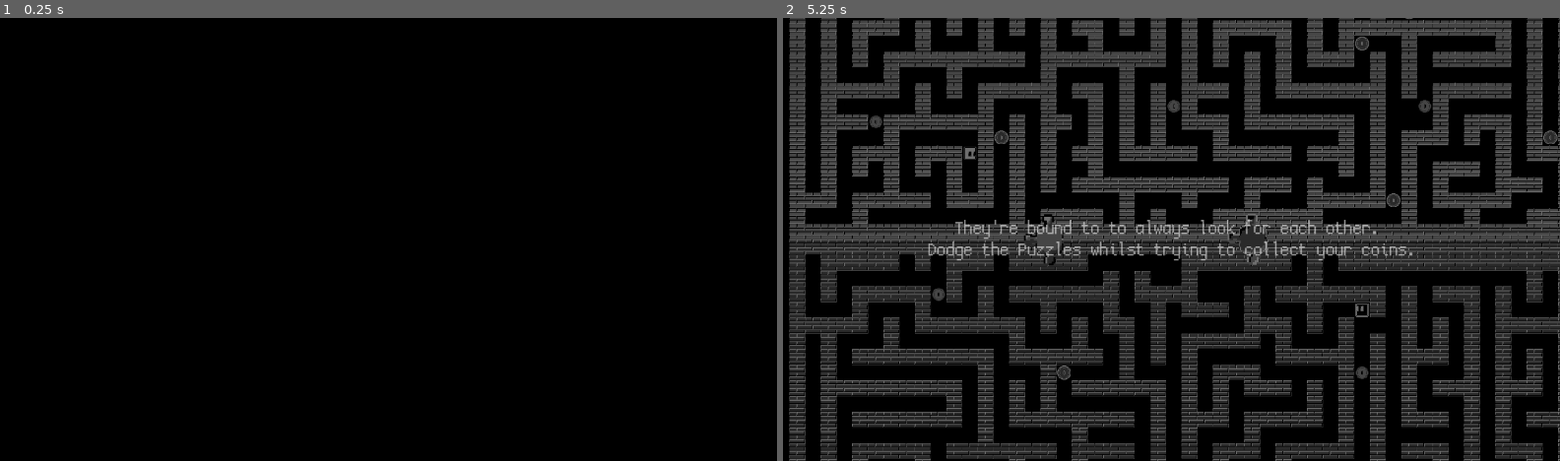
Above: before the commit, frames 1-2 (left to right).
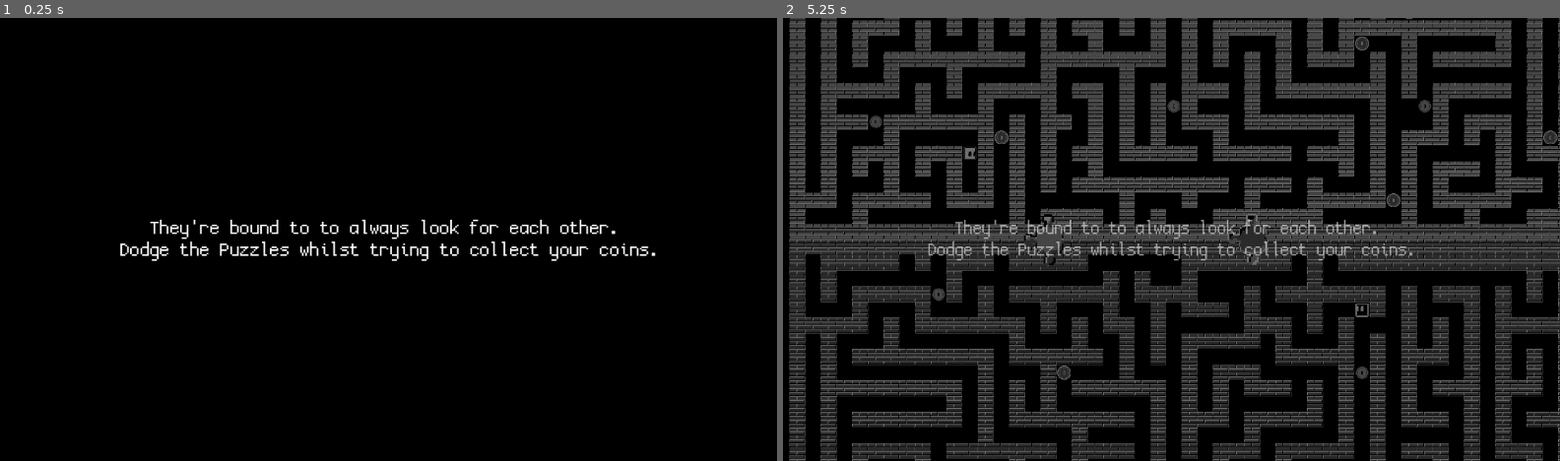
Above: after the commit, the same moments.

Repository: tuxcrp/law-of-time-gd
Game: Godot game, scene res://level_1.tscn
The game is run twice, just before and just after one commit, with the same random seed, the same clock (stepped at 60 frames per second) and the same inputs. This scene is started directly instead of the project's main scene.
Inputs (mouse positions are in pixels of both pictures, inside the frame that each line leads up to):
- Up to frame 1 (0.25 s): no input
- Up to frame 2 (5.25 s): tap Enter at 0.5, 2, 3.5 s; move the mouse to (1342, 217) at 0.52 s; click (1342, 217) at 0.6 s; tap Space at 1.25, 2.75, 4.25 s; move the mouse to (1008, 261) at 1.27 s; right-click (1008, 261) at 1.35 s; move the mouse to (1241, 142) at 2.02 s; hold E (p1_switch) 2.03-2.78 s; move the mouse to (1124, 328) at 2.77 s; tap O (p2_switch) at 2.85 s; move the mouse to (1404, 305) at 3.52 s; click (1404, 305) at 3.6 s; move the mouse to (930, 173) at 4.27 s; right-click (930, 173) at 4.35 s; move the mouse to (1202, 239) at 5.02 s; hold E (p1_switch) from 5.03 s (still down)

The runs differ from the first frame. In frame 1, 1.4% of the frame differs, in the area x 15-85%, y 45-55%; in frame 2, nothing differs.

Commit message:
added a few more splashes

Diff:
--- a/Scripts/bullet.gd
+++ b/Scripts/bullet.gd
@@ -2,6 +2,8 @@
 
 var speed: float = 250.0
 @export var is_white: bool = true
+
+@onready var fade: AnimationPlayer = $"../AnimationPlayer"
 
 func _ready() -> void:
 	# Set up the bullet's appearance based on its color
@@ -14,6 +16,11 @@
 	position += transform.x * speed * delta
 
 	if is_colliding_with_player():
+
+		$"../Label".show()
+		$"../ColorRect2".show()
+		fade.play("fade")
+		await get_tree().create_timer(2).timeout
 		get_tree().reload_current_scene()
 
 func is_colliding_with_player() -> bool:
--- a/Scripts/level_control_maze.gd
+++ b/Scripts/level_control_maze.gd
@@ -62,6 +62,7 @@
 	var splash = splashy.replace("|", "\n")
 	fade.get_parent().get_node("ColorRect").color.a = 255
 	$Fade/Label.text = splash
+	fade.play("text_reset")
 	await get_tree().create_timer(5).timeout
 	#$Fade/Label.text = ""
 	fade.play("fade_out")
--- a/level_1.tscn
+++ b/level_1.tscn
@@ -8,6 +8,7 @@
 [ext_resource type="Texture2D" uid="uid://kkdkxrbgrh2j" path="res://assets/maze_1.svg" id="6_qpq00"]
 [ext_resource type="PackedScene" uid="uid://chaomk0x4bixu" path="res://enemy_white.tscn" id="7_uq681"]
 [ext_resource type="PackedScene" uid="uid://d1oehhvjhm5wl" path="res://enemy_black.tscn" id="8_tal16"]
+[ext_resource type="FontFile" uid="uid://dvmvvadfwk0ya" path="res://assets/fonts/CozetteVector.ttf" id="9_i51iq"]
 
 [sub_resource type="Animation" id="Animation_rmypb"]
 length = 0.001
@@ -22,6 +23,18 @@
 "transitions": PackedFloat32Array(1),
 "update": 0,
 "values": [Vector2(0.88, 0.805)]
+}
+tracks/1/type = "value"
+tracks/1/imported = false
+tracks/1/enabled = true
+tracks/1/path = NodePath("ColorRect2:color")
+tracks/1/interp = 1
+tracks/1/loop_wrap = true
+tracks/1/keys = {
+"times": PackedFloat32Array(0),
+"transitions": PackedFloat32Array(1),
+"update": 0,
+"values": [Color(0, 0, 0, 0)]
 }
 
 [sub_resource type="Animation" id="Animation_3ce2h"]
@@ -40,10 +53,27 @@
 "values": [Vector2(0.88, 0.88), Vector2(0.7, 0.7)]
 }
 
+[sub_resource type="Animation" id="Animation_dhk7r"]
+resource_name = "fade"
+length = 0.5
+tracks/0/type = "value"
+tracks/0/imported = false
+tracks/0/enabled = true
+tracks/0/path = NodePath("ColorRect2:color")
+tracks/0/interp = 1
+tracks/0/loop_wrap = true
+tracks/0/keys = {
+"times": PackedFloat32Array(0, 0.5),
+"transitions": PackedFloat32Array(1, 1),
+"update": 0,
+"values": [Color(0, 0, 0, 0), Color(0, 0, 0, 1)]
+}
+
 [sub_resource type="AnimationLibrary" id="AnimationLibrary_ydgay"]
 _data = {
 "RESET": SubResource("Animation_rmypb"),
-"camera_zoom": SubResource("Animation_3ce2h")
+"camera_zoom": SubResource("Animation_3ce2h"),
+"fade": SubResource("Animation_dhk7r")
 }
 
 [sub_resource type="TileSetAtlasSource" id="TileSetAtlasSource_eo3mv"]
@@ -111,6 +141,10 @@
 physics_layer_0/collision_layer = 1
 sources/1 = SubResource("TileSetAtlasSource_eo3mv")
 
+[sub_resource type="LabelSettings" id="LabelSettings_e0dtt"]
+font = ExtResource("9_i51iq")
+font_size = 120
+
 [node name="Root" type="Node2D"]
 script = ExtResource("1_kmncd")
 splashy = "They're bound to to always look for each other. | Dodge the Puzzles whilst trying to collect your coins."
@@ -136,6 +170,22 @@
 scale = Vector2(1.78345, 1.62644)
 color = Color(0, 0, 0, 1)
 
+[node name="ColorRect2" type="ColorRect" parent="."]
+z_index = 100
+anchors_preset = 8
+anchor_left = 0.5
+anchor_top = 0.5
+anchor_right = 0.5
+anchor_bottom = 0.5
+offset_left = -2048.0
+offset_top = -1088.0
+offset_right = 432.0
+offset_bottom = 256.0
+grow_horizontal = 2
+grow_vertical = 2
+scale = Vector2(1.78345, 1.62644)
+color = Color(0, 0, 0, 0)
+
 [node name="Base" type="TileMapLayer" parent="."]
 texture_filter = 1
 tile_map_data = PackedByteArray("AADo/+3/AQAJAAAAAADo/+7/AQAJAAAAAADo/+//AQAJAAAAAADo//D/AQAJAAAAAADo//H/AQAJAAAAAADo// …(17264 unchanged characters)…
@@ -185,4 +235,16 @@
 position = Vector2(177, 31)
 randomness = 0.35
 
+[node name="Label" type="Label" parent="."]
+visible = false
+z_index = 101
+texture_filter = 1
+offset_left = -720.0
+offset_top = 24.0
+offset_right = 720.0
+offset_bottom = 145.0
+text = "Let's try again, shall we?"
+label_settings = SubResource("LabelSettings_e0dtt")
+horizontal_alignment = 1
+
 [connection signal="timeout" from="Timer" to="." method="_on_timer_timeout"]
--- a/scene_fade.tscn
+++ b/scene_fade.tscn
@@ -85,11 +85,28 @@
 "values": [Color(1, 1, 1, 1), Color(1, 1, 1, 0)]
 }
 
+[sub_resource type="Animation" id="Animation_mgbc2"]
+resource_name = "text_reset"
+length = 0.001
+tracks/0/type = "value"
+tracks/0/imported = false
+tracks/0/enabled = true
+tracks/0/path = NodePath("Label:label_settings:font_color")
+tracks/0/interp = 1
+tracks/0/loop_wrap = true
+tracks/0/keys = {
+"times": PackedFloat32Array(0),
+"transitions": PackedFloat32Array(1),
+"update": 0,
+"values": [Color(1, 1, 1, 1)]
+}
+
 [sub_resource type="AnimationLibrary" id="AnimationLibrary_p1mf0"]
 _data = {
 "RESET": SubResource("Animation_71pld"),
 "fade_in": SubResource("Animation_kiwme"),
-"fade_out": SubResource("Animation_mwoty")
+"fade_out": SubResource("Animation_mwoty"),
+"text_reset": SubResource("Animation_mgbc2")
 }
 
 [sub_resource type="LabelSettings" id="LabelSettings_6t2hm"]
Not shown: 1 places in level_1.tscn that only renumber resources
Not shown: 1 places in scene_fade.tscn that only renumber resources
